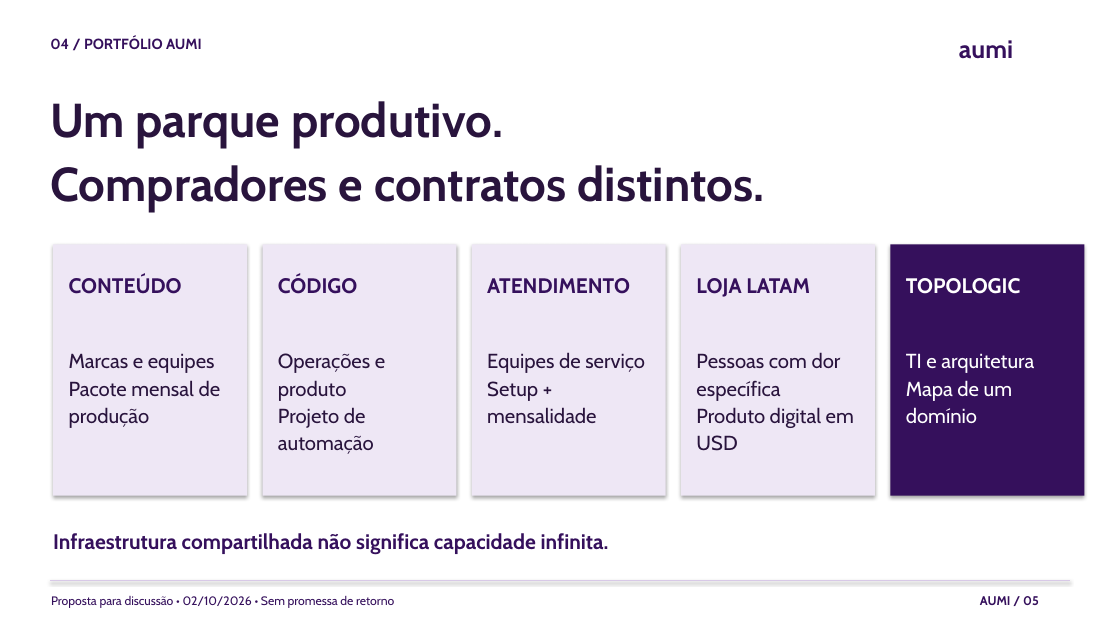
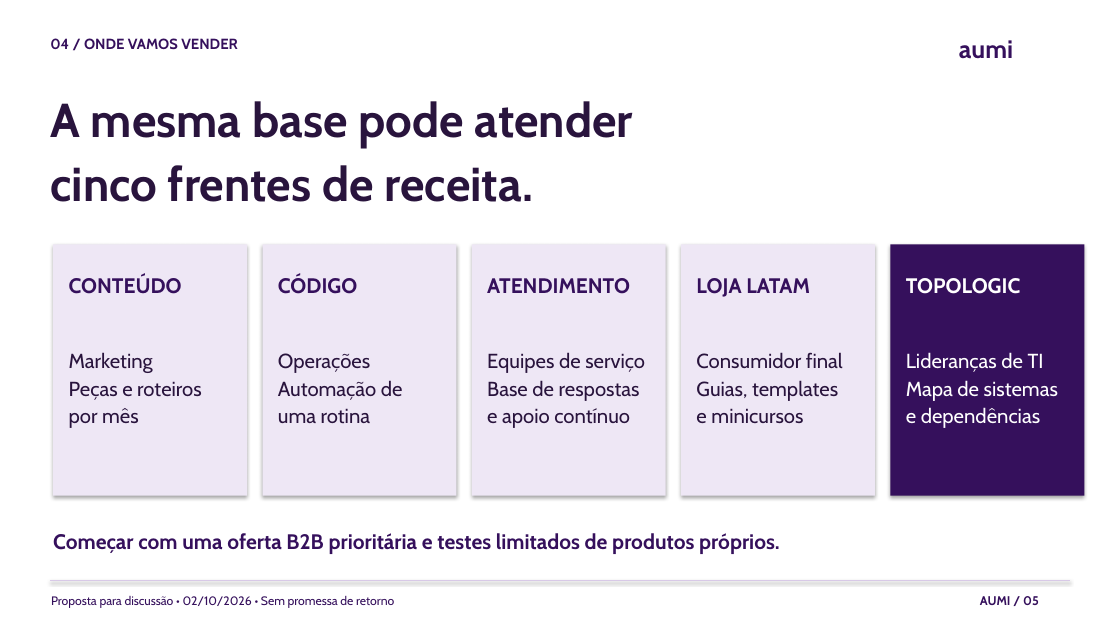
Before and after one commit to juboyy/topologic-business-plan, a slide deck: slide 5 of pitch-deck.pptx. Drawn at 1120x630 pixels with LibreOffice and Linux fonts; fonts in the diff are those of the drawing. Boxes give left, top, right and bottom in pixels: in the first picture for what was removed or moved away, otherwise in the second. Text is boxed around its words. In the diff, an @@ line names an element or a change of style, - is before the commit and + after.

```diff
--- a/pitch-deck.pptx
+++ b/pitch-deck.pptx
@@ text at (50, 38, 238, 50): text changed @@
-04 / PORTFÓLIO AUMI
+04 / ONDE VAMOS VENDER
@@ text at (50, 101, 633, 202): text changed @@
-Um parque produtivo.
-Compradores e contratos distintos.
+A mesma base pode atender
+cinco frentes de receita.
@@ text at (69, 352, 202, 428): text changed @@
-Marcas e equipes
-Pacote mensal de produção
+Marketing
+Peças e roteiros
+por mês
@@ text at (278, 353, 403, 424): text changed @@
-Operações e produto
-Projeto de automação
+Operações
+Automação de
+uma rotina
@@ text at (696, 352, 843, 423): text changed @@
-Pessoas com dor específica
-Produto digital em USD
+Consumidor final
+Guias, templates
+e minicursos
@@ text at (906, 352, 1058, 428): text changed @@
-TI e arquitetura
-Mapa de um domínio
+Lideranças de TI
+Mapa de sistemas
+e dependências
@@ text at (487, 380, 640, 428): text changed @@
-Setup + mensalidade
+Base de respostas
+e apoio contínuo
@@ text at (53, 533, 780, 554): text changed @@
-Infraestrutura compartilhada não significa capacidade infinita.
+Começar com uma oferta B2B prioritária e testes limitados de produtos próprios.
```
Also in this commit, not shown: 18 other slides changed, 1 slide added, 1 slide removed, 4 other files.
